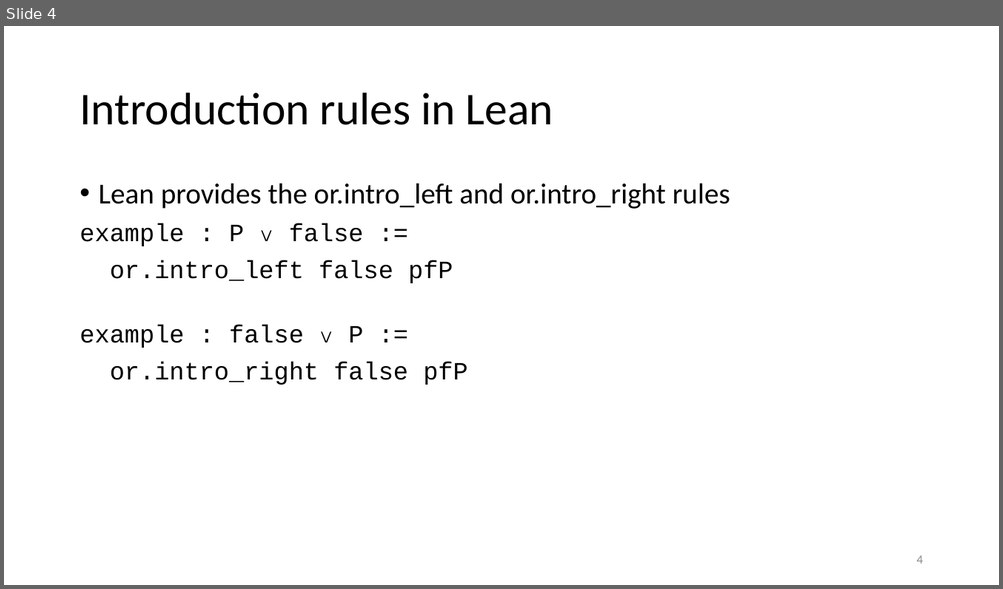
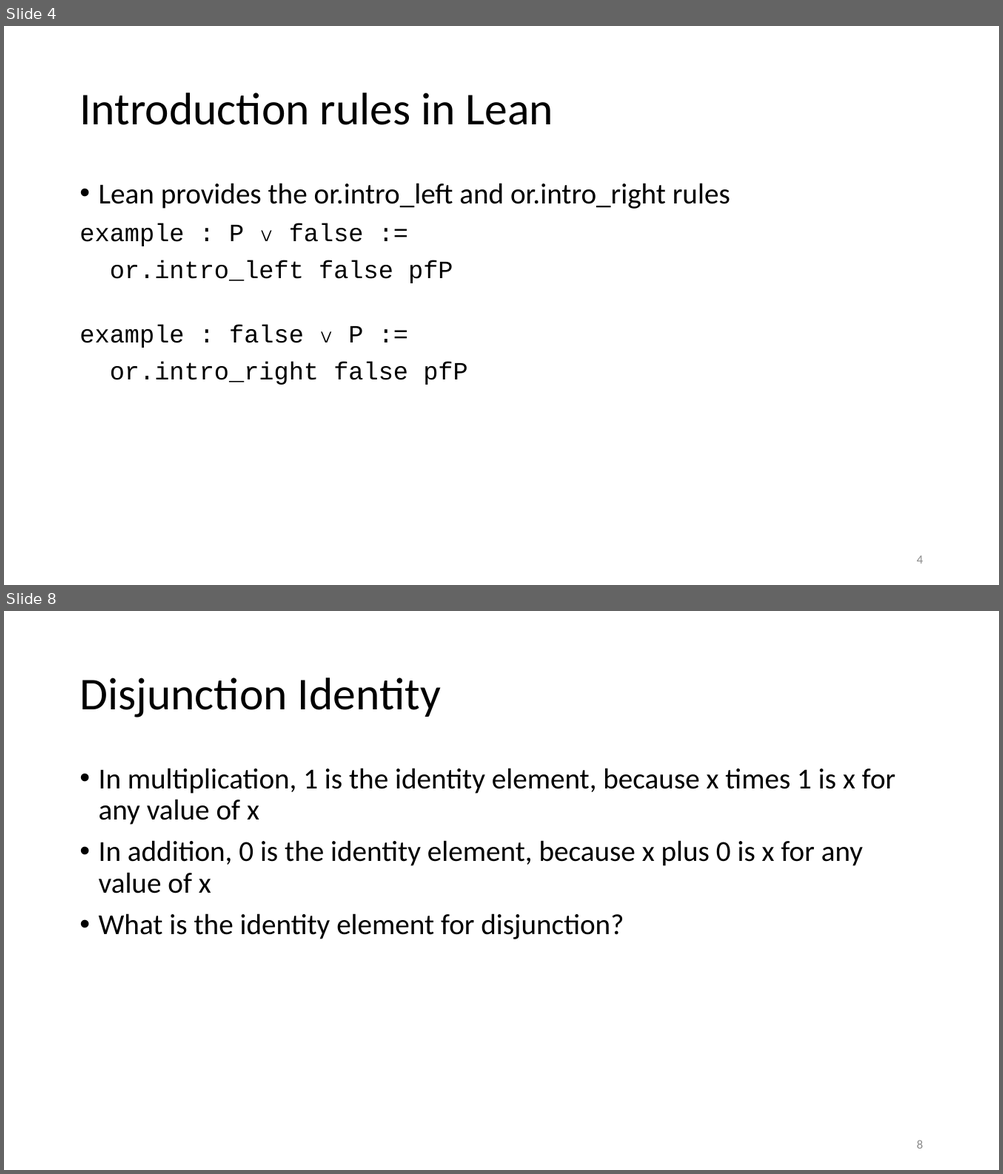
Before and after one commit to kevinsullivan/cs-dm, a slide deck: 09_Disjunction/Disjunction.pptx. Shown one above the other, each under a label of ours: slide 4 before the commit, slides 4 and 8 after it; the slides between them are not shown. The pictures are 1003x589 and 1003x1174 pixels, drawn with LibreOffice and Linux fonts; fonts in the diff are those of the drawing. Boxes give left, top, right and bottom in pixels: in the first picture for what was removed or moved away, otherwise in the second. Text is boxed around its words. In the diff, an @@ line names an element or a change of style, - is before the commit and + after.

Commit message:
Added slides for Disjunction

```diff
--- a/09_Disjunction/Disjunction.pptx
+++ b/09_Disjunction/Disjunction.pptx
@@ slide 8 added at box(4, 611, 999, 1170), background #FFFFFF @@
@@ title added at box(79, 678, 441, 718), 44 pt, text #000000 @@
+Disjunction Identity
@@ text added at box(99, 768, 895, 940), 28 pt, text #000000 @@
+• In multiplication, 1 is the identity element, because x times 1 is x for any value of x
+• In addition, 0 is the identity element, because x plus 0 is x for any value of x
+• What is the identity element for disjunction?
@@ page number added at box(916, 1140, 922, 1149), 12 pt, text #8C8C8C @@
+8
```
Also in this commit, not shown: 2 slides changed, 4 other slides added, 1 slide removed, 1 other file.
